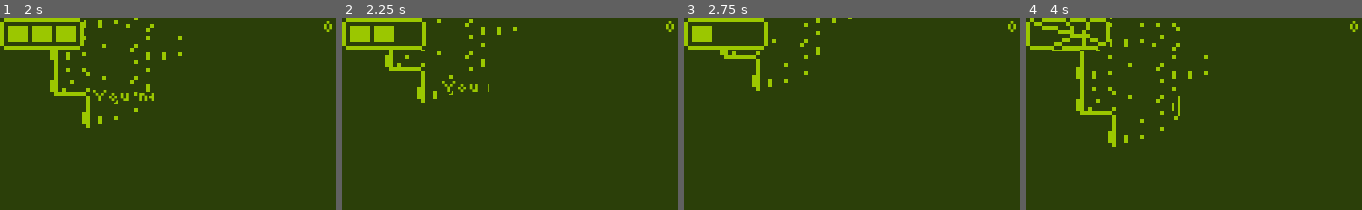
Above: before the commit, frames 1-4 (left to right).
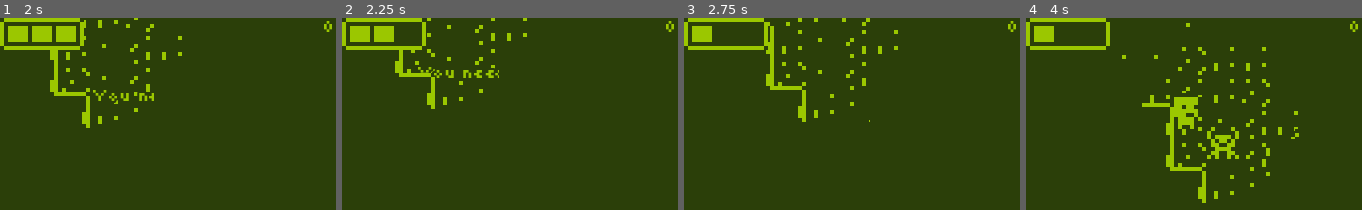
Above: after the commit, the same moments.

Repository: TheAihopGG/nokia-3310-jam-7
Game: Godot game, scene res://Scenes/game.tscn
Two runs of this game, one before a commit and one after it. Both use one fixed random seed, a clock stepped at 60 frames per second and the inputs below.
Inputs (mouse positions are in pixels of both pictures, inside the frame that each line leads up to):
- Up to frame 1 (2 s): tap Enter at 0.5 s; move the mouse to (241, 104) at 0.52 s; hold Right (ui_right) 0.53-1.28 s; hold F (interact) 0.53-1.28 s; move the mouse to (100, 123) at 1.27 s; hold Down (ui_down) from 1.28 s (still down); click (100, 123) at 1.35 s
- Up to frame 2 (2.25 s): move the mouse to (543, 71) at 2.02 s; release Down (ui_down) at 2.03 s; hold Right (ui_right) from 2.03 s (still down); hold F (interact) from 2.03 s (still down)
- Up to frame 3 (2.75 s): keep holding Right (ui_right); keep holding F (interact)
- Up to frame 4 (4 s): move the mouse to (1177, 152) at 2.77 s; release Right (ui_right) at 2.78 s; release F (interact) at 2.78 s; hold Up (ui_up) 2.78-3.53 s; click (1177, 152) at 2.85 s; move the mouse to (1294, 142) at 3.52 s; hold Left (ui_left) from 3.53 s (still down); hold F (interact) from 3.53 s (still down)

Frame 1 is identical in both runs. In frame 2, 2.9% of the frame differs, in the area x 12-56%, y 0-48%; in frame 3, 2.8%; in frame 4, 8.0%, in the area x 2-82%, y 0-97%.
Error in both runs: Invalid assignment of property or key 'knockback_direction' with value of type 'Vector2' on a base object of type 'Area2D (Hitbox)'. (res://Scenes/Characters/P…

Commit message:
fix: kickback

Diff:
--- a/Scenes/Characters/Enemies/Beatle/beatle.gd
+++ b/Scenes/Characters/Enemies/Beatle/beatle.gd
@@ -6,4 +6,4 @@
 
 
 func _process(_delta: float) -> void:
-    hitbox.knockback_direction = velocity.normalized()
+    hitbox.kickback_direction = velocity.normalized()
